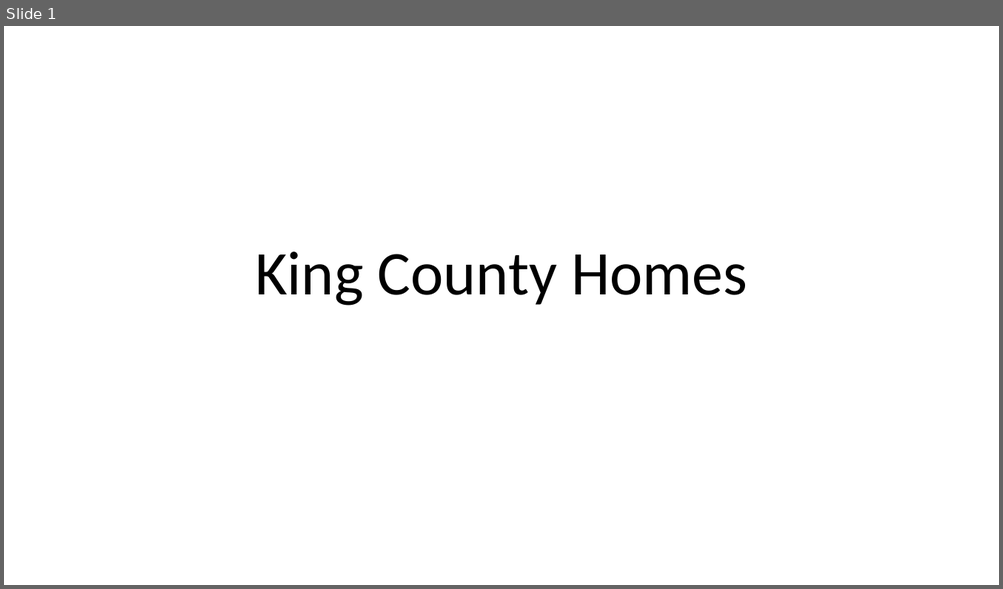
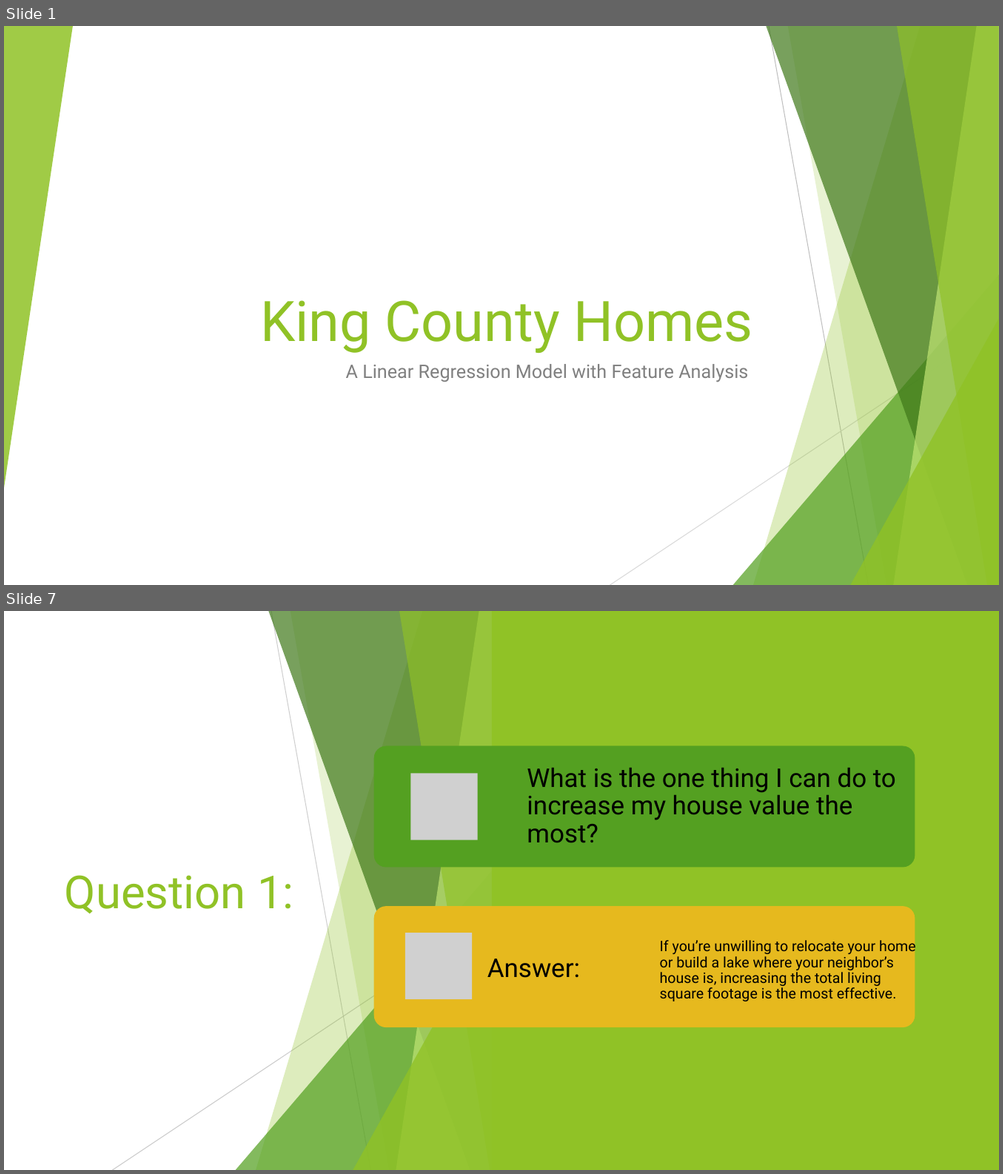
Before and after one commit to minthammock/dsc-mod-2-project-v2-1-onl01-dtsc-pt-041320, a slide deck: Non-Technical.pptx. Shown one above the other, each under a label of ours: slide 1 before the commit, slides 1 and 7 after it; the slides between them are not shown. The pictures are 1003x589 and 1003x1174 pixels, drawn with LibreOffice and Linux fonts; fonts in the diff are those of the drawing; grey boxes stand for pictures. Boxes give left, top, right and bottom in pixels: in the first picture for what was removed or moved away, otherwise in the second. Text is boxed around its words. In the diff, an @@ line names an element or a change of style, - is before the commit and + after.

```diff
--- a/Non-Technical.pptx
+++ b/Non-Technical.pptx
@@ slide 7 added at (4,611,999,1170), background #FFFFFF; not listed: 9 template elements that a slide beside it also shows @@
@@ rectangle added at (4,611,999,1170), fill #FFFFFF @@
@@ rectangle added at (492,611,999,1170), fill #90C226 @@
@@ title added at (65,875,294,914), 44 pt, text #90C226 @@
+Question 1:
@@ group added at (112,611,502,1170): 5 freeform shapes, 2 lines, 2 triangles @@
@@ triangle added at (4,939,40,1170), fill #90C226 at 85% opacity @@
@@ group added at (374,746,916,1028): 3 texts, 2 rounded rectangles, 2 pictures @@
+What is the one thing I can do to increase my house value the most?
+Answer:
+If you’re unwilling to relocate your home or build a lake where your neighbor’s house is, increasing the total living square footage is the most effective.
@@ slide 1 changed as well @@
@@ group added at (4,26,999,585): 5 freeform shapes, 3 triangles, 2 lines @@
@@ title "King County Homes": place and size @@
-title "King County Homes" at (255,252,747,306)
+title "King County Homes" at (260,301,753,353)
@@ title "King County Homes" at (260,301,753,353): size 60 to 54 pt, font Calibri to Roboto, text colour #000000 to #90C226; alignment centre to right; line spacing 0.9 to 1 @@
@@ subtitle added at (346,364,748,383), 18 pt, text #808080 @@
+A Linear Regression Model with Feature Analysis
```
Also in this commit, not shown: 1 other slide changed, 12 other slides added, 2 slides removed, 2 other files.
